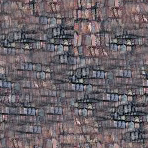
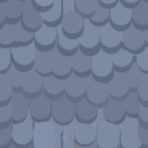
Layered file, before and after one edit (148x148). Changes by layer:
added layer "Layer 2" above "Layer 1" over [0, 0, 148, 148]
added layer "Layer 1" above "Group 1" over [0, 0, 148, 148]
moved "Layer 0" into group "Group 1", painted on it over [0, 0, 148, 148]
